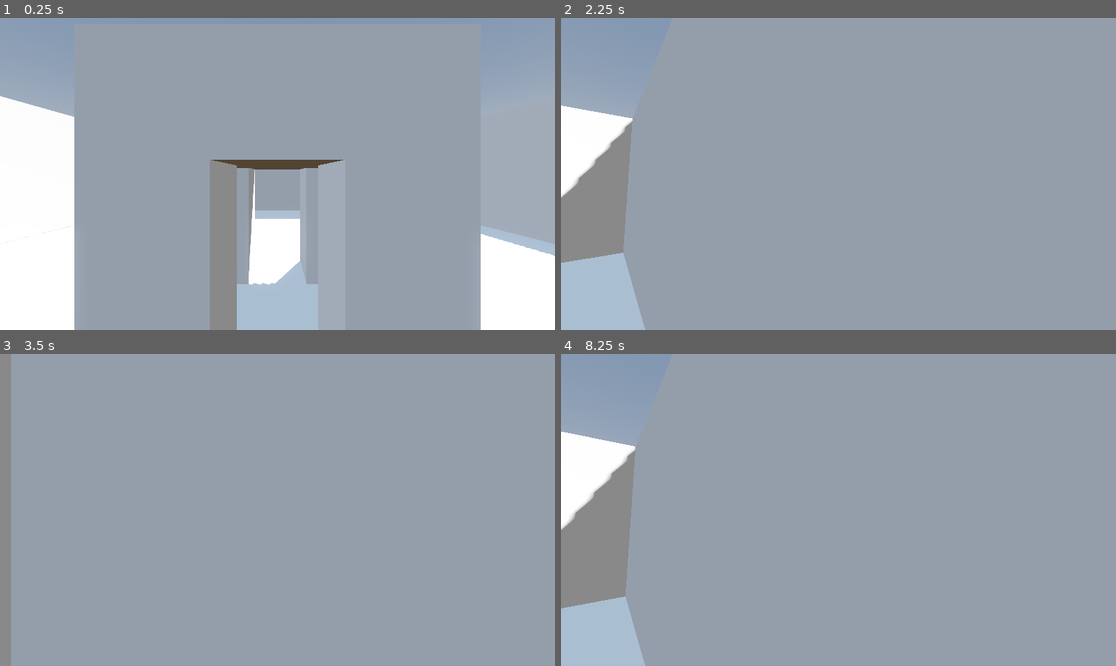
Above: before the commit, frames 1-4 (two rows, left to right).
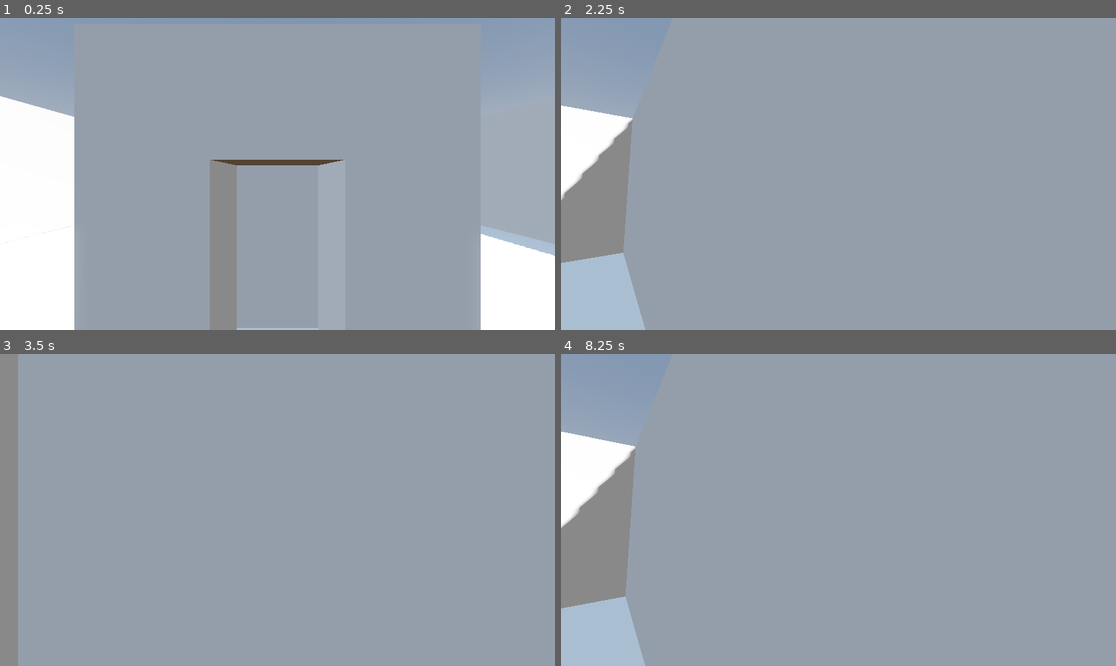
Above: after the commit, the same moments.

Repository: GriffinQ518/ProjectHouse
Game: Godot game, scene res://PrototypeScene/prototype.tscn
Same seed, same stepped clock (60 frames per second), same inputs: the game is played once before the commit and once after it. The project has no main scene, so this scene is started directly.
Inputs (mouse positions are in pixels of both pictures, inside the frame that each line leads up to):
- Up to frame 1 (0.25 s): no input
- Up to frame 2 (2.25 s): tap Enter at 0.5 s; move the mouse to (832, 180) at 0.52 s; hold Shift (run_toggle) 0.53-1.28 s; hold W (move_forward) from 0.53 s (still down); move the mouse to (877, 177) at 1.27 s; tap Shift (run_toggle) at 1.35 s; move the mouse to (794, 170) at 2.02 s; hold Shift (run_toggle) from 2.03 s (still down)
- Up to frame 3 (3.5 s): move the mouse to (283, 510) at 2.77 s; release W (move_forward) at 2.78 s; release Shift (run_toggle) at 2.78 s; hold A (move_left) from 2.78 s (still down); tap Shift (run_toggle) at 2.85 s
- Up to frame 4 (8.25 s): tap Space at 3.5, 5, 7.25 s; move the mouse to (816, 503) at 3.52 s; release A (move_left) at 3.53 s; hold Shift (run_toggle) 3.53-4.28 s; hold W (move_forward) 3.53-5.78 s; tap Enter at 4.25, 5.75 s; move the mouse to (866, 510) at 4.27 s; tap Shift (run_toggle) at 4.35, 5.85, 7.35 s; move the mouse to (810, 510) at 5.02 s; hold Shift (run_toggle) 5.03-5.78 s; move the mouse to (849, 503) at 5.77 s; hold D (move_right) 5.78-6.53 s; move the mouse to (832, 516) at 6.52 s; hold Shift (run_toggle) 6.53-7.28 s; hold W (move_forward) from 6.53 s (still down); move the mouse to (877, 513) at 7.27 s; move the mouse to (794, 506) at 8.02 s; hold Shift (run_toggle) from 8.03 s (still down)

The runs differ from the first frame. In frame 1, 4.6% of the frame differs, in the area x 42-58%, y 47-100%; in frame 2, 0.1%; in frame 3, 1.3%; in frame 4, 0.1%.

Commit message:
First pass at portal prototype.

Diff:
--- a/PrototypeScene/StencilMask.tres
+++ b/PrototypeScene/StencilMask.tres
@@ -1,5 +1,6 @@
 [gd_resource type="StandardMaterial3D" format=3 uid="uid://3tbg6glslyr6"]
 
 [resource]
+resource_local_to_scene = true
 stencil_mode = 3
 stencil_flags = 2
--- a/PrototypeScene/maskhide.tres
+++ b/PrototypeScene/maskhide.tres
@@ -1,8 +1,11 @@
 [gd_resource type="StandardMaterial3D" format=3 uid="uid://dfpn8rf4va4kc"]
 
 [resource]
+resource_local_to_scene = true
 render_priority = 1
 transparency = 1
+albedo_color = Color(1, 0, 0, 1)
 stencil_mode = 3
 stencil_flags = 1
 stencil_compare = 2
+stencil_reference = 2
--- /dev/null
+++ b/PrototypeScene/portal.gd
@@ -0,0 +1,7 @@
+extends Area3D
+
+@export var offset: Vector3
+
+func _on_body_entered(body: Node3D) -> void:
+	body.global_position += offset
+	pass
--- /dev/null
+++ b/PrototypeScene/portal.tscn
@@ -0,0 +1,13 @@
+[gd_scene format=3 uid="uid://bnp7r0uf3bqxa"]
+
+[ext_resource type="Script" uid="uid://djklaoc2hryx" path="res://PrototypeScene/portal.gd" id="1_tsg0a"]
+
+[sub_resource type="BoxShape3D" id="BoxShape3D_1dhld"]
+
+[node name="Portal" type="Area3D" unique_id=732458010]
+script = ExtResource("1_tsg0a")
+
+[node name="PortalCollision" type="CollisionShape3D" parent="." unique_id=1644078783]
+shape = SubResource("BoxShape3D_1dhld")
+
+[connection signal="body_entered" from="." to="." method="_on_body_entered"]
--- a/PrototypeScene/prototype.tscn
+++ b/PrototypeScene/prototype.tscn
@@ -2,6 +2,9 @@
 
 [ext_resource type="PackedScene" uid="uid://cfo1yfmw4rfcf" path="res://player.tscn" id="1_kaupt"]
 [ext_resource type="PackedScene" uid="uid://b4c2y4nv3bwhu" path="res://PrototypeScene/wall_static.tscn" id="2_pu3xe"]
+[ext_resource type="PackedScene" uid="uid://bno2uiyne4jrk" path="res://PrototypeScene/wall_maskable.tscn" id="3_6pnu6"]
+[ext_resource type="PackedScene" uid="uid://bj7g5f8flx8ef" path="res://PrototypeScene/window.tscn" id="4_my86y"]
+[ext_resource type="PackedScene" uid="uid://bnp7r0uf3bqxa" path="res://PrototypeScene/portal.tscn" id="5_my86y"]
 
 [sub_resource type="ProceduralSkyMaterial" id="ProceduralSkyMaterial_pu3xe"]
 sky_horizon_color = Color(0.66224277, 0.6717428, 0.6867428, 1)
@@ -16,6 +19,117 @@
 tonemap_mode = 2
 glow_enabled = true
 
+[sub_resource type="StandardMaterial3D" id="StandardMaterial3D_my86y"]
+resource_local_to_scene = true
+render_priority = 1
+transparency = 1
+albedo_color = Color(1, 0, 0, 1)
+stencil_mode = 3
+stencil_flags = 1
+stencil_compare = 2
+
+[sub_resource type="StandardMaterial3D" id="StandardMaterial3D_6xwcm"]
+resource_local_to_scene = true
+render_priority = 1
+transparency = 1
+albedo_color = Color(1, 0, 0, 1)
+stencil_mode = 3
+stencil_flags = 1
+stencil_compare = 2
+
+[sub_resource type="StandardMaterial3D" id="StandardMaterial3D_sgqbn"]
+resource_local_to_scene = true
+stencil_mode = 3
+stencil_flags = 2
+
+[sub_resource type="StandardMaterial3D" id="StandardMaterial3D_liekf"]
+resource_local_to_scene = true
+render_priority = 1
+transparency = 1
+albedo_color = Color(0, 1, 0, 1)
+stencil_mode = 3
+stencil_flags = 1
+stencil_compare = 2
+stencil_reference = 2
+
+[sub_resource type="StandardMaterial3D" id="StandardMaterial3D_3muws"]
+resource_local_to_scene = true
+render_priority = 1
+transparency = 1
+albedo_color = Color(0, 1, 0, 1)
+stencil_mode = 3
+stencil_flags = 1
+stencil_compare = 2
+stencil_reference = 2
+
+[sub_resource type="StandardMaterial3D" id="StandardMaterial3D_we7ur"]
+resource_local_to_scene = true
+stencil_mode = 3
+stencil_flags = 2
+stencil_reference = 2
+
+[sub_resource type="StandardMaterial3D" id="StandardMaterial3D_ahcpk"]
+resource_local_to_scene = true
+render_priority = 1
+transparency = 1
+albedo_color = Color(0, 0, 1, 1)
+stencil_mode = 3
+stencil_flags = 1
+stencil_compare = 2
+stencil_reference = 3
+
+[sub_resource type="StandardMaterial3D" id="StandardMaterial3D_wyq0u"]
+resource_local_to_scene = true
+render_priority = 1
+transparency = 1
+albedo_color = Color(0, 0, 1, 1)
+stencil_mode = 3
+stencil_flags = 1
+stencil_compare = 2
+stencil_reference = 3
+
+[sub_resource type="StandardMaterial3D" id="StandardMaterial3D_qg364"]
+resource_local_to_scene = true
+stencil_mode = 3
+stencil_flags = 2
+stencil_reference = 3
+
+[sub_resource type="StandardMaterial3D" id="StandardMaterial3D_gxhhn"]
+resource_local_to_scene = true
+render_priority = 1
+transparency = 1
+albedo_color = Color(1, 1, 0, 1)
+stencil_mode = 3
+stencil_flags = 1
+stencil_compare = 2
+stencil_reference = 4
+
+[sub_resource type="StandardMaterial3D" id="StandardMaterial3D_4vc0n"]
+resource_local_to_scene = true
+render_priority = 1
+transparency = 1
+albedo_color = Color(1, 1, 0, 1)
+stencil_mode = 3
+stencil_flags = 1
+stencil_compare = 2
+stencil_reference = 4
+
+[sub_resource type="StandardMaterial3D" id="StandardMaterial3D_q33km"]
+resource_local_to_scene = true
+stencil_mode = 3
+stencil_flags = 2
+stencil_reference = 4
+
+[sub_resource type="StandardMaterial3D" id="StandardMaterial3D_perbo"]
+resource_local_to_scene = true
+albedo_color = Color(1, 0, 0, 1)
+ao_enabled = true
+
+[sub_resource type="StandardMaterial3D" id="StandardMaterial3D_hmuag"]
+resource_local_to_scene = true
+albedo_color = Color(1, 0, 0, 1)
+ao_enabled = true
+
 [node name="Prototype" type="Node3D" unique_id=1509231267]
 
 [node name="WorldEnvironment" type="WorldEnvironment" parent="." unique_id=1442060421]
@@ -63,3 +177,124 @@
 transform = Transform3D(1, 0, 0, 0, 2, 0, 0, 0, 1, 1, 1, -1)
 
 [node name="Portal1" type="Node3D" parent="StartingArea" unique_id=1985643214]
+
+[node name="WallLeft" parent="StartingArea/Portal1" unique_id=505617316 instance=ExtResource("3_6pnu6")]
+transform = Transform3D(1, 0, 0, 0, 2, 0, 0, 0, 1, -1, 1, 0)
+material_override = SubResource("StandardMaterial3D_my86y")
+
+[node name="WallRight" parent="StartingArea/Portal1" unique_id=605443077 instance=ExtResource("3_6pnu6")]
+transform = Transform3D(1, 0, 0, 0, 2, 0, 0, 0, 1, 1, 1, 0)
+material_override = SubResource("StandardMaterial3D_6xwcm")
+
+[node name="Window" parent="StartingArea/Portal1" unique_id=1887535040 instance=ExtResource("4_my86y")]
+transform = Transform3D(0.5, 0, 0, 0, -4.371139e-08, -1, 0, 1, -4.371139e-08, 0, 1, 0.5)
+material_override = SubResource("StandardMaterial3D_sgqbn")
+
+[node name="Portal" parent="StartingArea/Portal1" unique_id=732458010 instance=ExtResource("5_my86y")]
+transform = Transform3D(1, 0, 0, 0, 2, 0, 0, 0, 0.1, 0, 1, 1)
+offset = Vector3(0, 0, -16)
+
+[node name="Portal2" type="Node3D" parent="StartingArea" unique_id=2082496304]
+transform = Transform3D(-4.371139e-08, 0, 1, 0, 1, 0, -1, 0, -4.371139e-08, 0, 0, 0)
+
+[node name="WallLeft" parent="StartingArea/Portal2" unique_id=1076241412 instance=ExtResource("3_6pnu6")]
+transform = Transform3D(1, 0, 0, 0, 2, 0, 0, 0, 1, -1, 1, 0)
+material_override = SubResource("StandardMaterial3D_liekf")
+
+[node name="WallRight" parent="StartingArea/Portal2" unique_id=397188008 instance=ExtResource("3_6pnu6")]
+transform = Transform3D(1, 0, 0, 0, 2, 0, 0, 0, 1, 1, 1, 0)
+material_override = SubResource("StandardMaterial3D_3muws")
+
+[node name="Window" parent="StartingArea/Portal2" unique_id=203548207 instance=ExtResource("4_my86y")]
+transform = Transform3D(0.5, 0, 0, 0, -4.371139e-08, -1, 0, 1, -4.371139e-08, 0, 1, 0.5)
+material_override = SubResource("StandardMaterial3D_we7ur")
+
+[node name="Portal3" type="Node3D" parent="StartingArea" unique_id=857343247]
+transform = Transform3D(-1, 0, -8.742278e-08, 0, 1, 0, 8.742278e-08, 0, -1, 0, 0, 0)
+
+[node name="WallLeft" parent="StartingArea/Portal3" unique_id=1249374634 instance=ExtResource("3_6pnu6")]
+transform = Transform3D(1, 0, 0, 0, 2, 0, 0, 0, 1, -1, 1, 0)
+material_override = SubResource("StandardMaterial3D_ahcpk")
+
+[node name="WallRight" parent="StartingArea/Portal3" unique_id=622364093 instance=ExtResource("3_6pnu6")]
+transform = Transform3D(1, 0, 0, 0, 2, 0, 0, 0, 1, 1, 1, 0)
+material_override = SubResource("StandardMaterial3D_wyq0u")
+
+[node name="Window" parent="StartingArea/Portal3" unique_id=1891792894 instance=ExtResource("4_my86y")]
+transform = Transform3D(0.5, 0, 0, 0, -4.371139e-08, -1, 0, 1, -4.371139e-08, 0, 1, 0.5)
+material_override = SubResource("StandardMaterial3D_qg364")
+
+[node name="Portal4" type="Node3D" parent="StartingArea" unique_id=1527124134]
+transform = Transform3D(-4.371139e-08, 0, -1, 0, 1, 0, 1, 0, -4.371139e-08, 0, 0, 0)
+
+[node name="WallLeft" parent="StartingArea/Portal4" unique_id=342979605 instance=ExtResource("3_6pnu6")]
+transform = Transform3D(1, 0, 0, 0, 2, 0, 0, 0, 1, -1, 1, 0)
+material_override = SubResource("StandardMaterial3D_gxhhn")
+
+[node name="WallRight" parent="StartingArea/Portal4" unique_id=2103716964 instance=ExtResource("3_6pnu6")]
+transform = Transform3D(1, 0, 0, 0, 2, 0, 0, 0, 1, 1, 1, 0)
+material_override = SubResource("StandardMaterial3D_4vc0n")
+
+[node name="Window" parent="StartingArea/Portal4" unique_id=1184344839 instance=ExtResource("4_my86y")]
+transform = Transform3D(0.5, 0, 0, 0, -4.371139e-08, -1, 0, 1, -4.371139e-08, 0, 1, 0.5)
+material_override = SubResource("StandardMaterial3D_q33km")
+
+[node name="FirstArea" type="Node3D" parent="." unique_id=1051655826]
+transform = Transform3D(1, 0, 0, 0, 1, 0, 0, 0, 1, 0, 0, -16)
+
+[node name="Statics" type="Node3D" parent="FirstArea" unique_id=1372192244]
+
+[node name="Floor" parent="FirstArea/Statics" unique_id=701209952 instance=ExtResource("2_pu3xe")]
+transform = Transform3D(15, 0, 0, 0, 1, 0, 0, 0, 15, 0, -0.5, 0)
+
+[node name="Ceiling" parent="FirstArea/Statics" unique_id=1449498233 instance=ExtResource("2_pu3xe")]
+transform = Transform3D(3, 0, 0, 0, 1, 0, 0, 0, 3, 0, 2.5, 0)
+
+[node name="WallFront" parent="FirstArea/Statics" unique_id=68724650 instance=ExtResource("2_pu3xe")]
+transform = Transform3D(15, 0, 0, 0, 5, 0, 0, 0, 1, 0, 1.5, 8)
+
+[node name="WallBack" parent="FirstArea/Statics" unique_id=280970015 instance=ExtResource("2_pu3xe")]
+transform = Transform3D(15, 0, 0, 0, 5, 0, 0, 0, 1, 0, 1.5, -8)
+
+[node name="WallLeft" parent="FirstArea/Statics" unique_id=233145925 instance=ExtResource("2_pu3xe")]
+transform = Transform3D(1, 0, 0, 0, 5, 0, 0, 0, 15, -8, 1.5, 0)
+
+[node name="WallRight" parent="FirstArea/Statics" unique_id=1237716643 instance=ExtResource("2_pu3xe")]
+transform = Transform3D(1, 0, 0, 0, 5, 0, 0, 0, 15, 8, 1.5, 0)
+
+[node name="PillarFrontLeft" parent="FirstArea/Statics" unique_id=740862429 instance=ExtResource("2_pu3xe")]
+transform = Transform3D(1, 0, 0, 0, 2, 0, 0, 0, 1, -1, 1, 1)
+
+[node name="RedLeft" parent="FirstArea/Statics" unique_id=874031590 instance=ExtResource("2_pu3xe")]
+transform = Transform3D(1, 0, 0, 0, 2, 0, 0, 0, 1, -1, 1, 0)
+
+[node name="WallMesh" parent="FirstArea/Statics/RedLeft" index="0" unique_id=475919161]
+material_override = SubResource("StandardMaterial3D_perbo")
+
+[node name="RedRight" parent="FirstArea/Statics" unique_id=2021171528 instance=ExtResource("2_pu3xe")]
+transform = Transform3D(1, 0, 0, 0, 2, 0, 0, 0, 1, 1, 1, 0)
+
+[node name="WallMesh" parent="FirstArea/Statics/RedRight" index="0" unique_id=475919161]
+material_override = SubResource("StandardMaterial3D_hmuag")
+
+[node name="PillarBackLeft" parent="FirstArea/Statics" unique_id=1895782068 instance=ExtResource("2_pu3xe")]
+transform = Transform3D(1, 0, 0, 0, 2, 0, 0, 0, 1, -1, 1, -1)
+
+[node name="PillarFrontRight" parent="FirstArea/Statics" unique_id=1352200157 instance=ExtResource("2_pu3xe")]
+transform = Transform3D(1, 0, 0, 0, 2, 0, 0, 0, 1, 1, 1, 1)
+
+[node name="PillarBackRight" parent="FirstArea/Statics" unique_id=665031216 instance=ExtResource("2_pu3xe")]
+transform = Transform3D(1, 0, 0, 0, 2, 0, 0, 0, 1, 1, 1, -1)
+
+[node name="Portal" parent="FirstArea" unique_id=1336477766 instance=ExtResource("5_my86y")]
+transform = Transform3D(1, 0, 0, 0, 2, 0, 0, 0, 0.1, 0, 1, 1.5)
+offset = Vector3(0, 0, 16)
+
+[node name="SecondArea" type="Node3D" parent="." unique_id=1153818236]
+
+[node name="ThirdArea" type="Node3D" parent="." unique_id=1827661962]
+
+[node name="FourthArea" type="Node3D" parent="." unique_id=435110593]
+
+[editable path="FirstArea/Statics/RedLeft"]
+[editable path="FirstArea/Statics/RedRight"]
--- a/PrototypeScene/static.tres
+++ b/PrototypeScene/static.tres
@@ -1,4 +1,5 @@
 [gd_resource type="StandardMaterial3D" format=3 uid="uid://7l010hnolqtf"]
 
 [resource]
+resource_local_to_scene = true
 ao_enabled = true
--- a/PrototypeScene/window.tscn
+++ b/PrototypeScene/window.tscn
@@ -4,9 +4,7 @@
 
 [sub_resource type="PlaneMesh" id="PlaneMesh_173h8"]
 
-[node name="Window" type="Node3D" unique_id=1887535040]
-
-[node name="Mask" type="MeshInstance3D" parent="." unique_id=203548207]
+[node name="Window" type="MeshInstance3D" unique_id=203548207]
 transform = Transform3D(-2.1855694e-08, 1, 0, -0.5, -4.371139e-08, 0, 0, 0, 0.5, 0, 0, 0)
 material_override = ExtResource("2_ggmx2")
 transparency = 1.0
Not shown, added: PrototypeScene/portal.gd.uid
